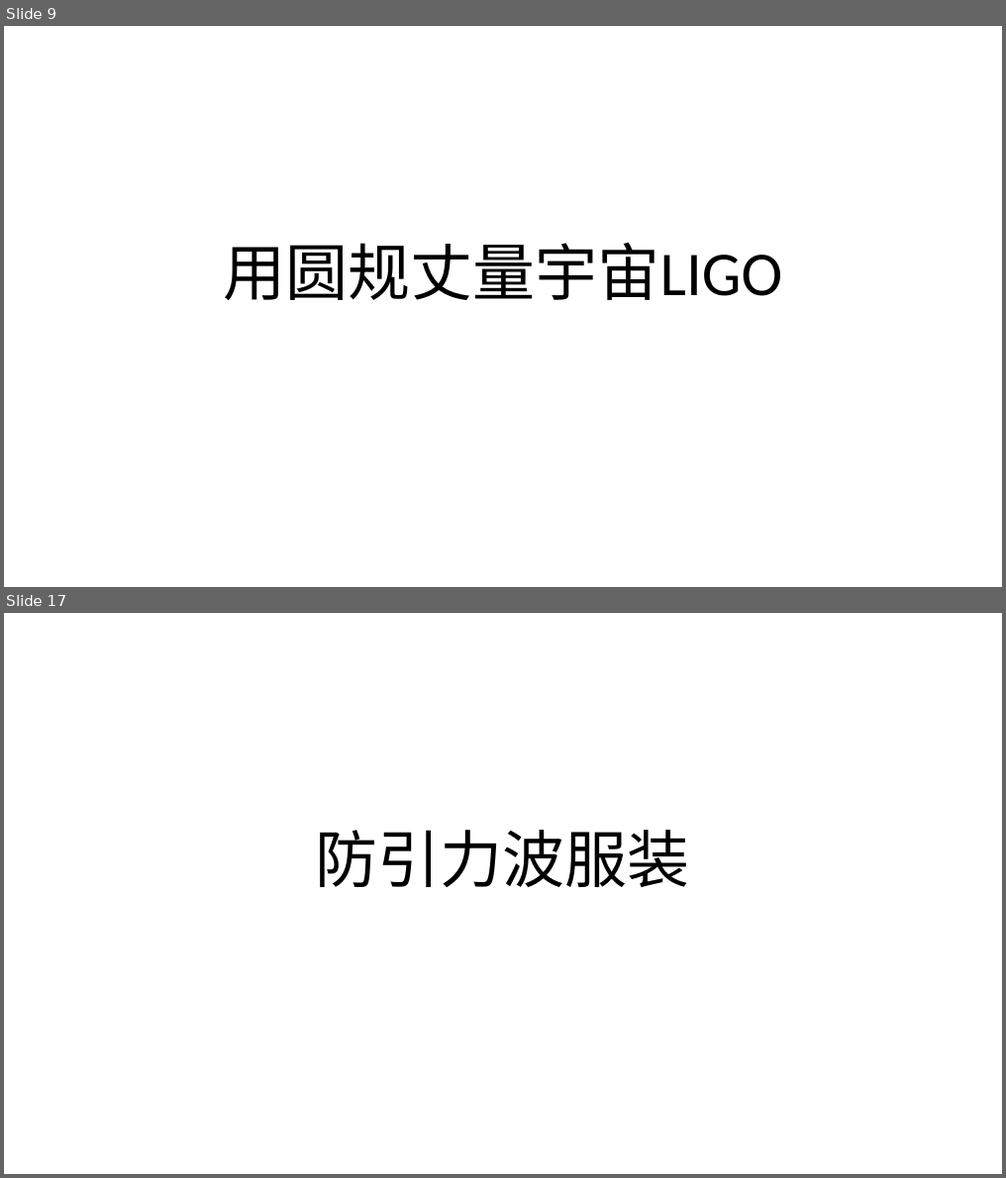
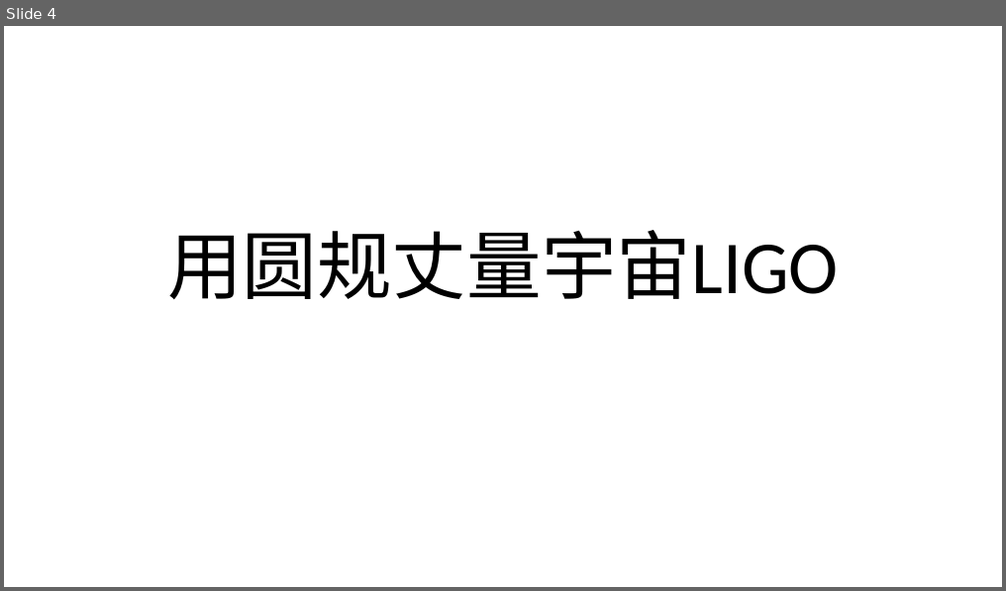
Before and after one commit to FredJiangFei/MyDocuments, a slide deck: 其他/引力波/引力波.pptx. Shown one above the other, each under a label of ours: slides 9 and 17 before the commit, slide 4 after it; the slides between them are not shown. The pictures are 1006x1178 and 1006x591 pixels, drawn with LibreOffice and Linux fonts; fonts in the diff are those of the drawing. Boxes give left, top, right and bottom in pixels: in the first picture for what was removed or moved away, otherwise in the second. Text is boxed around its words. In the diff, an @@ line names an element or a change of style, - is before the commit and + after.

```diff
--- a/其他/引力波/引力波.pptx
+++ b/其他/引力波/引力波.pptx
@@ slide 17 removed at (x1=4, y1=613, x2=1002, y2=1174), background #FFFFFF @@
@@ title removed at (x1=316, y1=830, x2=690, y2=887) @@
-防引力波服装
@@ what was slide 9 is now slide 4 @@
@@ slide 4 changed as well @@
@@ title "用圆规丈量宇宙LIGO" at (x1=167, y1=230, x2=839, y2=299): size 60 to 72 pt @@
```
Also in this commit, not shown: 2 other slides changed, 2 slides added, 13 other slides removed, 4 other files.
